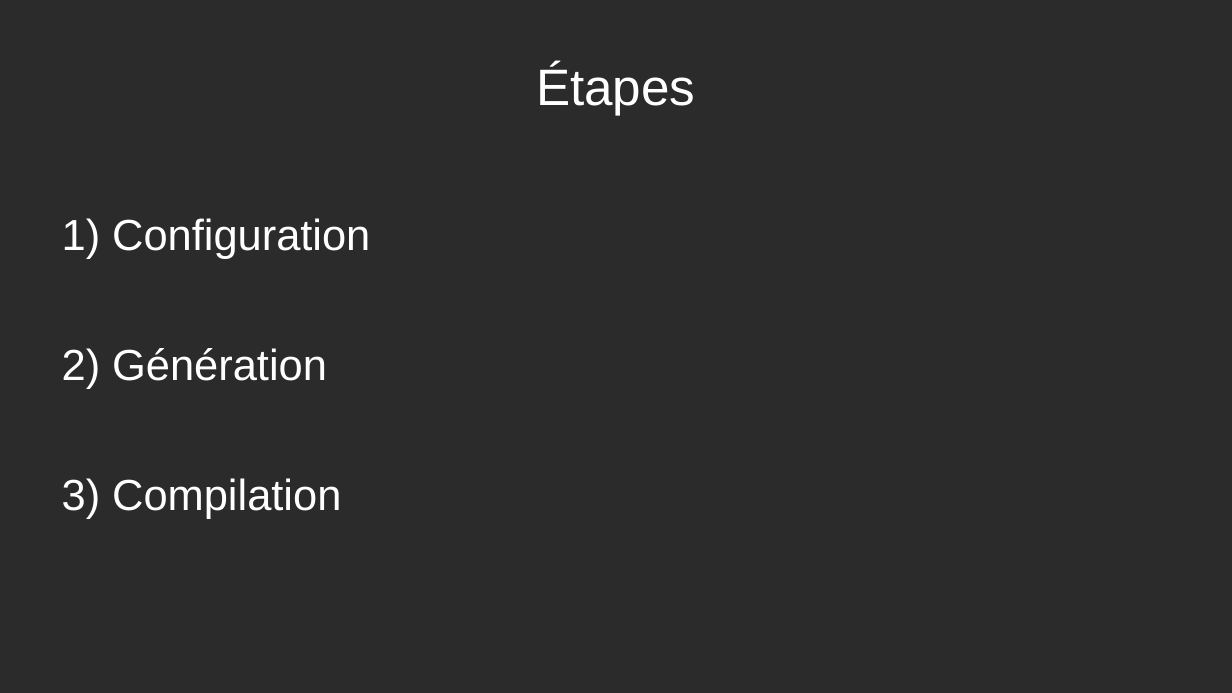
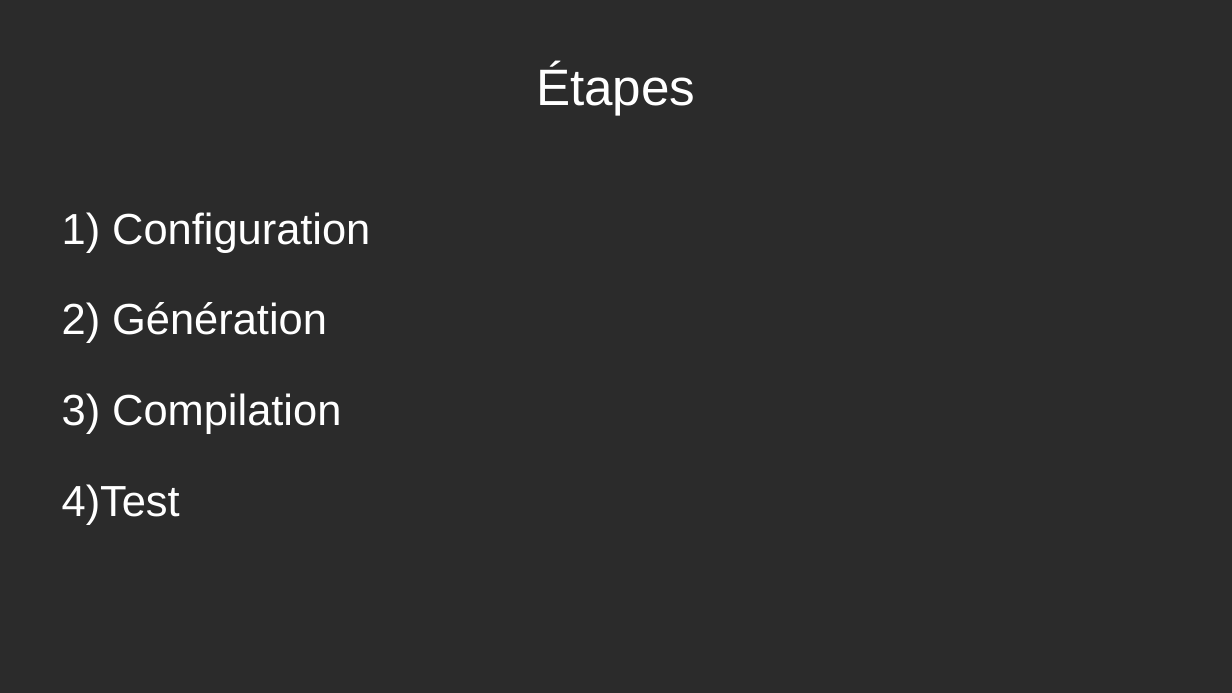
Before and after one commit to joeBlinx/Presentation_CMake, a slide deck: slide 7 of Presentation_CMake.odp. Drawn at 1232x693 pixels with LibreOffice and Linux fonts; fonts in the diff are those of the drawing; background and template pictures are left out; a plain dark background stands for a picture behind light text. Boxes give left, top, right and bottom in pixels: in the first picture for what was removed or moved away, otherwise in the second. Text is boxed around its words. In the diff, an @@ line names an element or a change of style, - is before the commit and + after.

```diff
--- a/Presentation_CMake.odp
+++ b/Presentation_CMake.odp
@@ subtitle at [112,212,370,434]: less space between paragraphs @@
@@ subtitle at [62,484,180,525]: paragraph added @@
+4) Test
```
Also in this commit, not shown: 5 other slides changed, 6 slides added, 1 slide removed.
